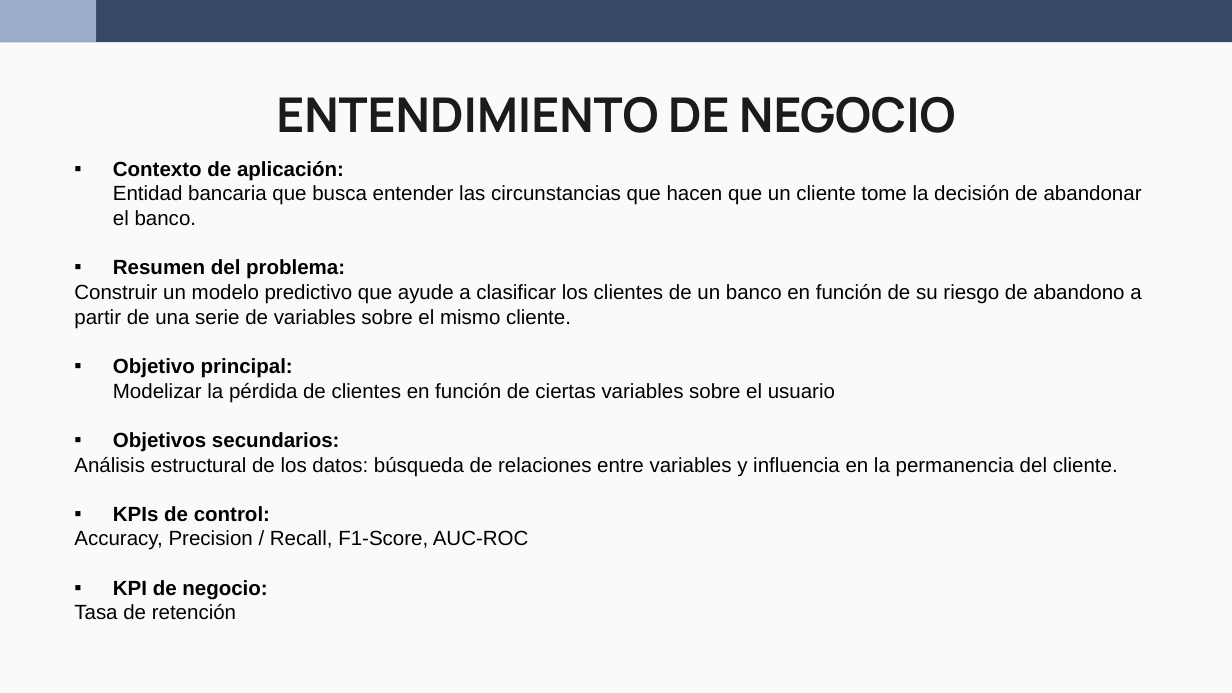
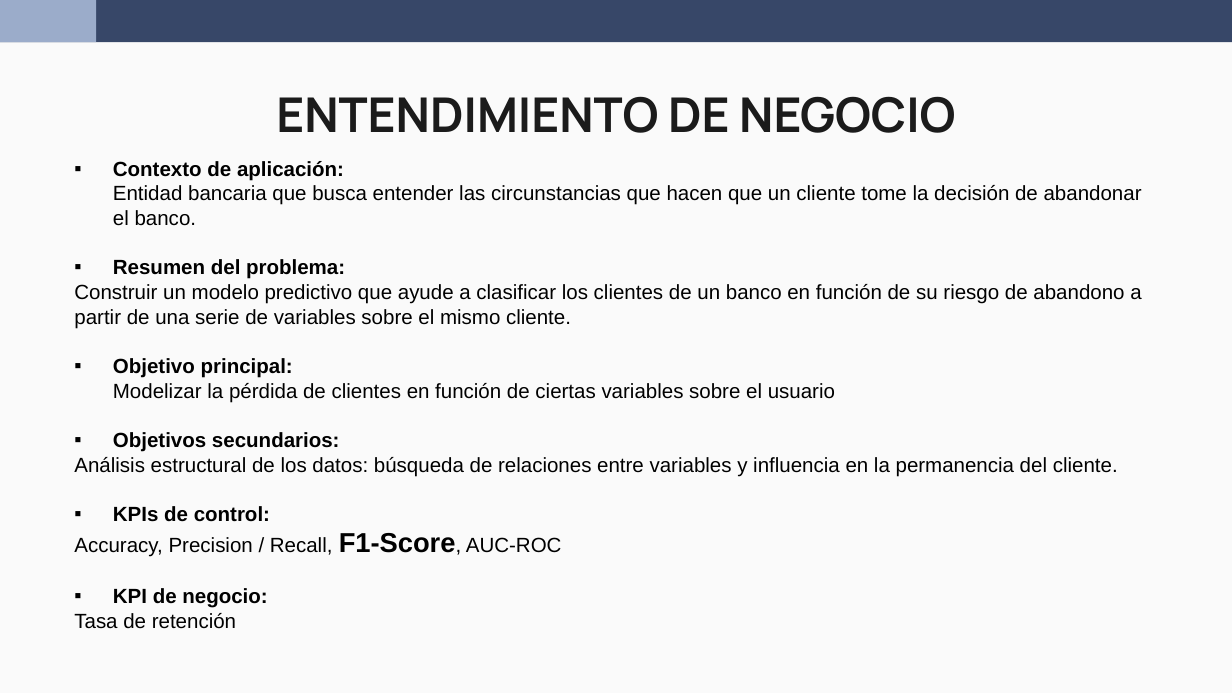
Before and after one commit to wen2111/Mineria, a slide deck: slide 2 of Entrega_1/0 - REPORTE/REPORTE.pptx. Drawn at 1232x693 pixels with LibreOffice and Linux fonts; fonts in the diff are those of the drawing. Boxes give left, top, right and bottom in pixels: in the first picture for what was removed or moved away, otherwise in the second. Text is boxed around its words. In the diff, an @@ line names an element or a change of style, - is before the commit and + after.

```diff
--- a/Entrega_1/0 - REPORTE/REPORTE.pptx
+++ b/Entrega_1/0 - REPORTE/REPORTE.pptx
@@ text at [74,533,562,557]: size 12 to 16 pt, bold on in "F1-Score," @@
```
Also in this commit, not shown: 4 other slides changed.
